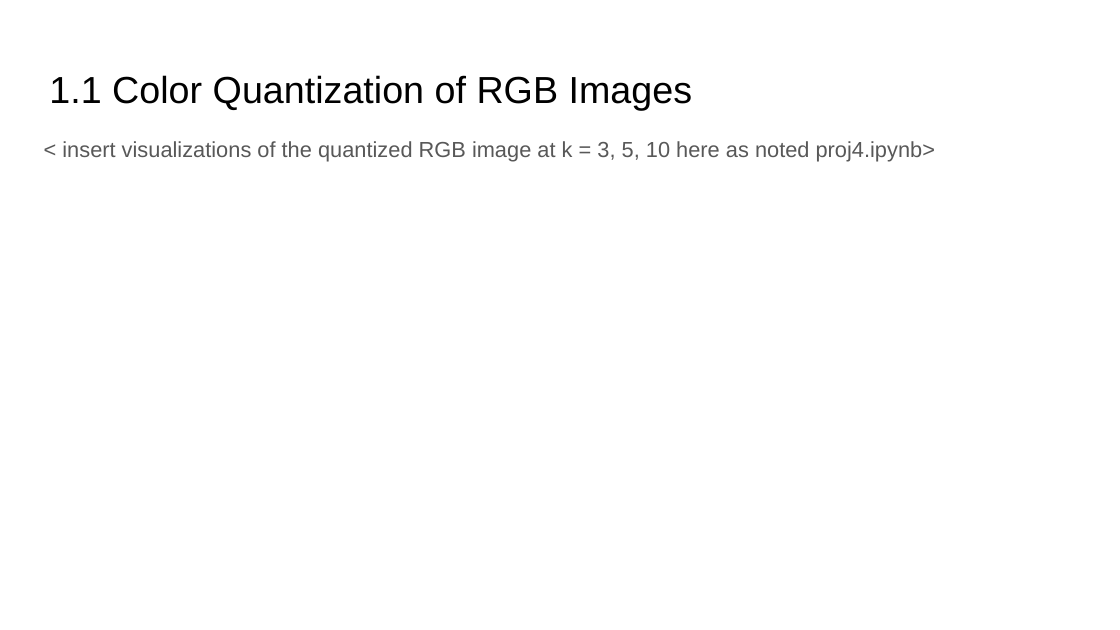
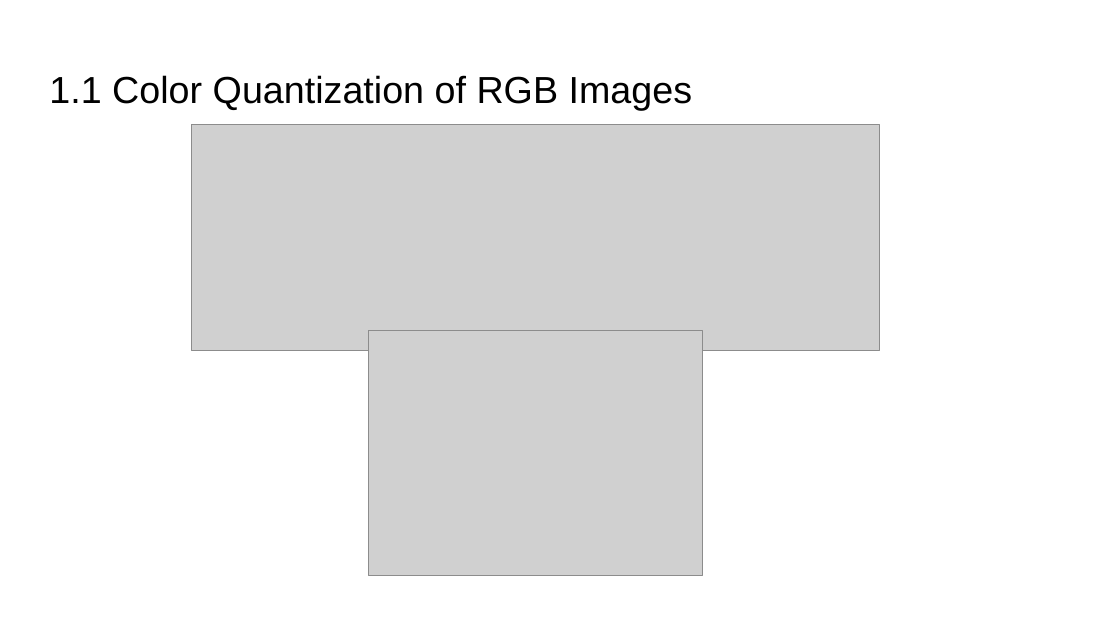
Before and after one commit to yunqingjia/cs4476, a slide deck: slide 2 of PS4/PS4_report_template.pptx. Drawn at 1120x630 pixels with LibreOffice and Linux fonts; fonts in the diff are those of the drawing; grey boxes stand for pictures. Boxes give left, top, right and bottom in pixels: in the first picture for what was removed or moved away, otherwise in the second. Text is boxed around its words. In the diff, an @@ line names an element or a change of style, - is before the commit and + after.

```diff
--- a/PS4/PS4_report_template.pptx
+++ b/PS4/PS4_report_template.pptx
@@ text removed at (62,141,935,162) @@
-< insert visualizations of the quantized RGB image at k = 3, 5, 10 here as noted proj4.ipynb>
@@ picture added at (192,124,879,351) @@
@@ picture added at (368,330,702,576) @@
```
Also in this commit, not shown: 3 other slides changed, 2 other files.
